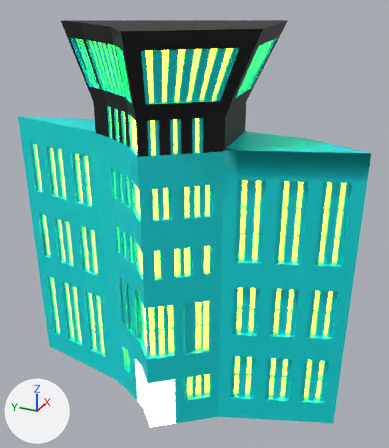
The FBX model Assets/Models/smart_tower.fbx, before and after one commit.
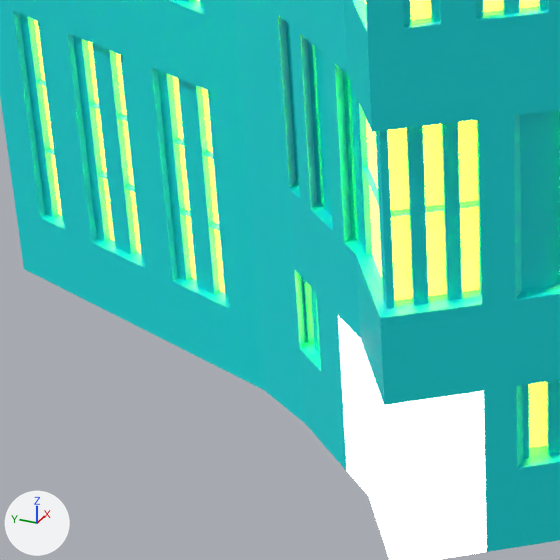
Each version is shown whole from a camera (50 mm lens) standing at (-1526.0, -717.0, 1520.0) and looking at (48.0, -8.0, 733.0), then close up on the part from 11% to 50% of the width and 61% to 95% of the height. Arrows for +X, +Y and +Z are at lower left; the lights stay in place. Where no turn or scale is listed for an object, it has been applied to the vertices. Vertices at the same position are counted once.
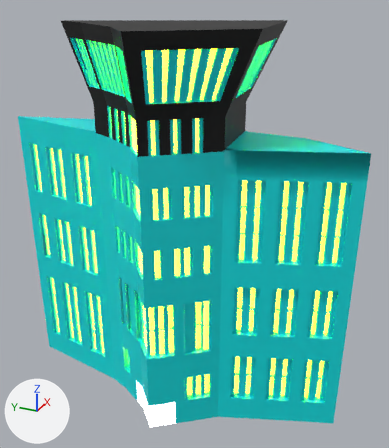
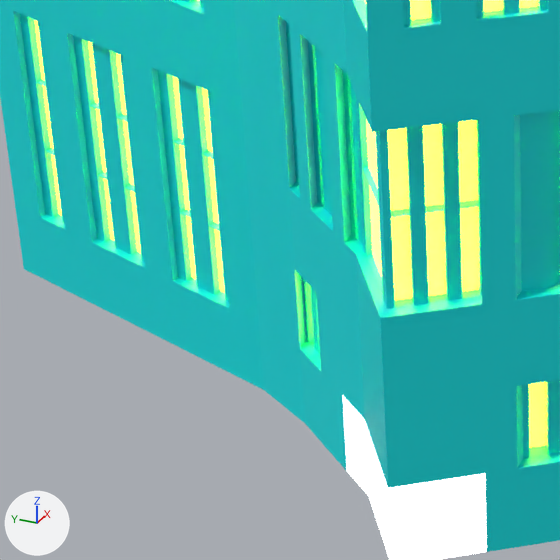
Location of each change, [x1, y1, x2, y2] in pixels of the close-ups (560 x 560 px):
part 1 of me_plane, recoloured (white to cyan): [338, 316, 485, 488] in both

Edits to the bpy script that builds the scene:
```text
Change me_plane:
    where me_plane.from_pydata(...)  # 4504 vertices, 4421 faces; spans x -284.0..271.0, y -592.0..682.0, z 0.0..1396.0
    used by ob_plane; location = (0.0, 30.0, 0.0)
    me_plane part 1: all 12 faces centred in x -210.0..-121.0, y -40.0..125.0, z 157.0 switch from mat_material_002 (white #e7e7e7) to mat_material_001 (cyan #00e3e7)
```
